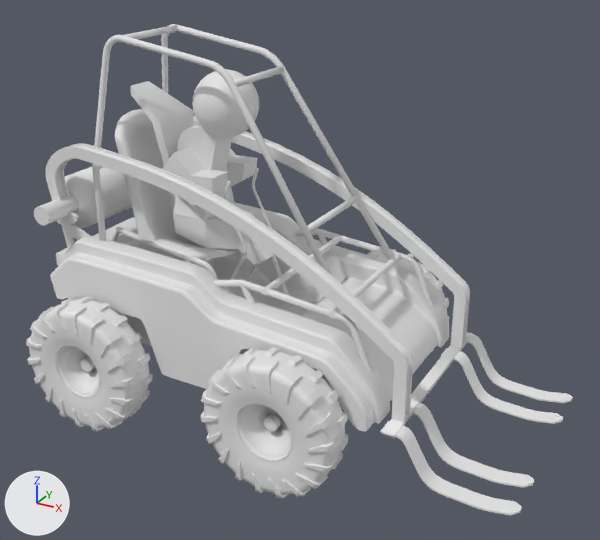
Two versions of the FBX model TropicalPenguinsGlobalGameJam/Assets/Art/Modeling/Ricky/SM_bobcat_MK3.FBX, one commit apart.
One viewpoint serves both versions: a camera (50 mm lens) standing at (2.54, -3.97, 2.91) and looking at (0.38, -0.06, 0.95). The axes (+X, +Y, +Z) are drawn at lower left. The lights are the same throughout. Where no turn or scale is listed for an object, it has been applied to the vertices.

Objects in the first picture: 'SM_bobcat_Wheel-FL', 'SM_bobcat_Wheel-FR', 'SM_bobcat_Wheel-RR', 'SM_bobcat_body', 'SM_bobcat_cage', 'SM_bobcat_castor-size', 'SM_bobcat_pelle', 'SM_bobcat_rim', 'SM_bobcat_siege'.
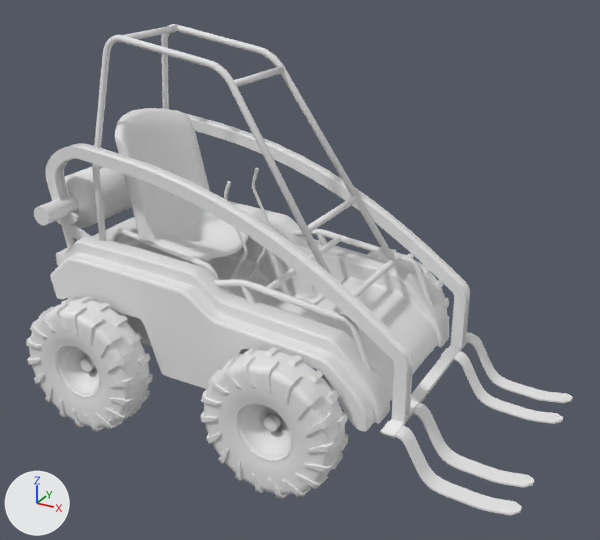
Edits to the bpy script that builds the scene:
```text
Remove ob_sm_bobcat_castor_size:
    ob_sm_bobcat_castor_size = bpy.data.objects.new('SM_bobcat_castor-size', me_mesh_011)
    ob_sm_bobcat_castor_size.location = (-0.294, 0.013, 1.191)
```

Boxes (x1, y1, x2, y2) around the edits, measured in the pictures (600 x 540 px):
'SM_bobcat_castor-size', deleted
    before: (131, 69, 274, 264)
